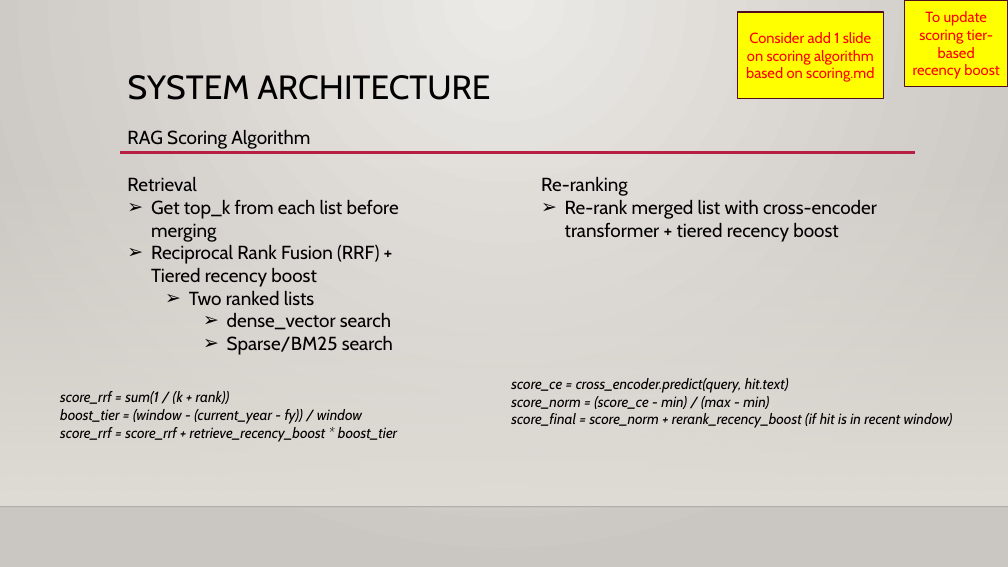
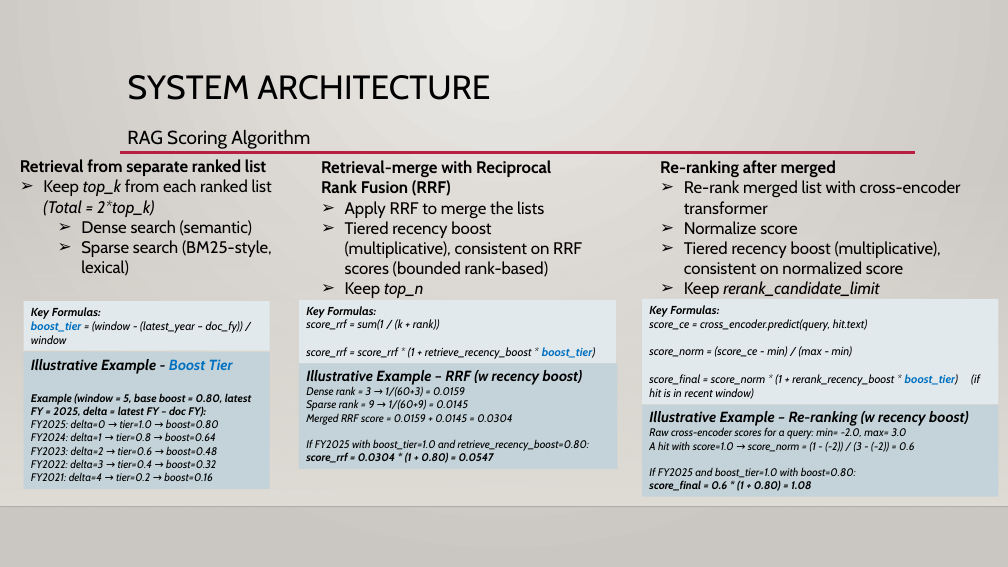
Before and after one commit to Phrey001/dataexpert-ai-capstone-sg-budget-rag, a slide deck: slide 5 of docs/system_architecture.pptx (slide 4 before the commit). Drawn at 1008x567 pixels with LibreOffice and Linux fonts; fonts in the diff are those of the drawing; background and template pictures are left out. Boxes give left, top, right and bottom in pixels: in the first picture for what was removed or moved away, otherwise in the second. Text is boxed around its words. In the diff, an @@ line names an element or a change of style, - is before the commit and + after.

Commit message:
updated math documentation and slide, checkpoint before deploy vercel

```diff
--- a/docs/system_architecture.pptx
+++ b/docs/system_architecture.pptx
@@ rectangle removed at (738, 12, 884, 99) @@
-Consider add 1 slide on scoring algorithm based on scoring.md
@@ rectangle removed at (904, 0, 1008, 87) @@
-To update scoring tier-based recency boost
@@ text at (20, 159, 272, 276): text changed; size 18 to 16 pt @@
-Retrieval
-➢ Get top_k from each list before merging
-➢ Reciprocal Rank Fusion (RRF) + Tiered recency boost
-  ➢ Two ranked lists
-    ➢ dense_vector search
-    ➢ Sparse/BM25 search
+Retrieval from separate ranked list
+➢ Keep top_k from each ranked list (Total = 2*top_k)
+  ➢ Dense search (semantic)
+  ➢ Sparse search (BM25-style, lexical)
@@ text added at (321, 160, 582, 298), 16 pt, text #000000 @@
+Retrieval-merge with Reciprocal Rank Fusion (RRF)
+➢ Apply RRF to merge the lists
+➢ Tiered recency boost (multiplicative), consistent on RRF scores (bounded rank-based)
+➢ Keep top_n
@@ text at (660, 160, 961, 298): text changed; size 18 to 16 pt @@
-Re-ranking
-➢ Re-rank merged list with cross-encoder transformer + tiered recency boost
+Re-ranking after merged
+➢ Re-rank merged list with cross-encoder transformer
+➢ Normalize score
+➢ Tiered recency boost (multiplicative), consistent on normalized score
+➢ Keep rerank_candidate_limit
@@ rectangle "Key Formulas:": place and size @@
-rectangle "Key Formulas:" at (511, 378, 953, 428)
+rectangle "Key Formulas:" at (642, 299, 998, 405)
@@ rectangle "Key Formulas:" at (642, 299, 998, 405): fill none to #E1E9EC @@
@@ rectangle added at (23, 301, 269, 351), fill #E1E9EC, 11 pt, text #000000, italic @@
+Key Formulas:
+boost_tier = (window - (latest_year – doc_fy)) / window
@@ rectangle "Key Formulas:" at (299, 300, 616, 364): fill none to #E1E9EC @@
@@ rectangle "Key Formulas:": place and size @@
-rectangle "Key Formulas:" at (60, 391, 397, 442)
+rectangle "Key Formulas:" at (299, 300, 616, 364)
@@ text in rectangle at (306, 306, 376, 318): paragraph added @@
+Key Formulas:
@@ text in rectangle at (306, 319, 440, 330): size 14 to 11 pt in "score_rrf = sum(1 / (k + rank))" @@
@@ text in rectangle at (649, 305, 719, 317): paragraph added @@
+Key Formulas:
@@ text in rectangle at (649, 319, 867, 357): size 14 to 11 pt in "score_ce = cross_encoder.predict(query, hit.text)", "score_norm = (score_ce - min) / (max ..." @@
@@ rectangle added at (23, 352, 269, 489), fill #C3D3D9, 10.5 pt, text #000000, italic @@
+Illustrative Example - Boost Tier
+Example (window = 5, base boost = 0.80, latest FY = 2025, delta = latest FY – doc FY):
+FY2025: delta=0 → tier=1.0 → boost=0.80
+FY2024: delta=1 → tier=0.8 → boost=0.64
+FY2023: delta=2 → tier=0.6 → boost=0.48
+FY2022: delta=3 → tier=0.4 → boost=0.32
+FY2021: delta=4 → tier=0.2 → boost=0.16
@@ text in rectangle at (306, 347, 595, 359): text changed; size 14 to 11 pt @@
-boost_tier = (window - (current_year - fy)) / window
-score_rrf = score_rrf + retrieve_recency_boost * boost_tier
+score_rrf = score_rrf * (1 + retrieve_recency_boost * boost_tier)
@@ rectangle added at (299, 364, 618, 470), fill #C3D3D9, 10.5 pt, text #000000, italic @@
+Illustrative Example – RRF (w recency boost)
+Dense rank = 3 → 1/(60+3) = 0.0159
+Sparse rank = 9 → 1/(60+9) = 0.0145
+Merged RRF score = 0.0159 + 0.0145 = 0.0304
+If FY2025 with boost_tier=1.0 and retrieve_recency_boost=0.80:
+score_rrf = 0.0304 * (1 + 0.80) = 0.0547
@@ text in rectangle at (649, 374, 958, 399): text changed; size 14 to 11 pt @@
-score_final = score_norm + rerank_recency_boost (if hit is in recent window)
+score_final = score_norm * (1 + rerank_recency_boost * boost_tier) (if hit is in recent window)
@@ rectangle added at (642, 405, 998, 497), fill #C3D3D9, 10.5 pt, text #000000, italic @@
+Illustrative Example – Re-ranking (w recency boost)
+Raw cross-encoder scores for a query: min= -2.0, max= 3.0
+A hit with score=1.0 → score_norm = (1 - (-2)) / (3 - (-2)) = 0.6
+If FY2025 and boost_tier=1.0 with boost=0.80:
+score_final = 0.6 * (1 + 0.80) = 1.08
```
Also in this commit, not shown: 1 other slide changed, 1 slide added, 35 other files.
